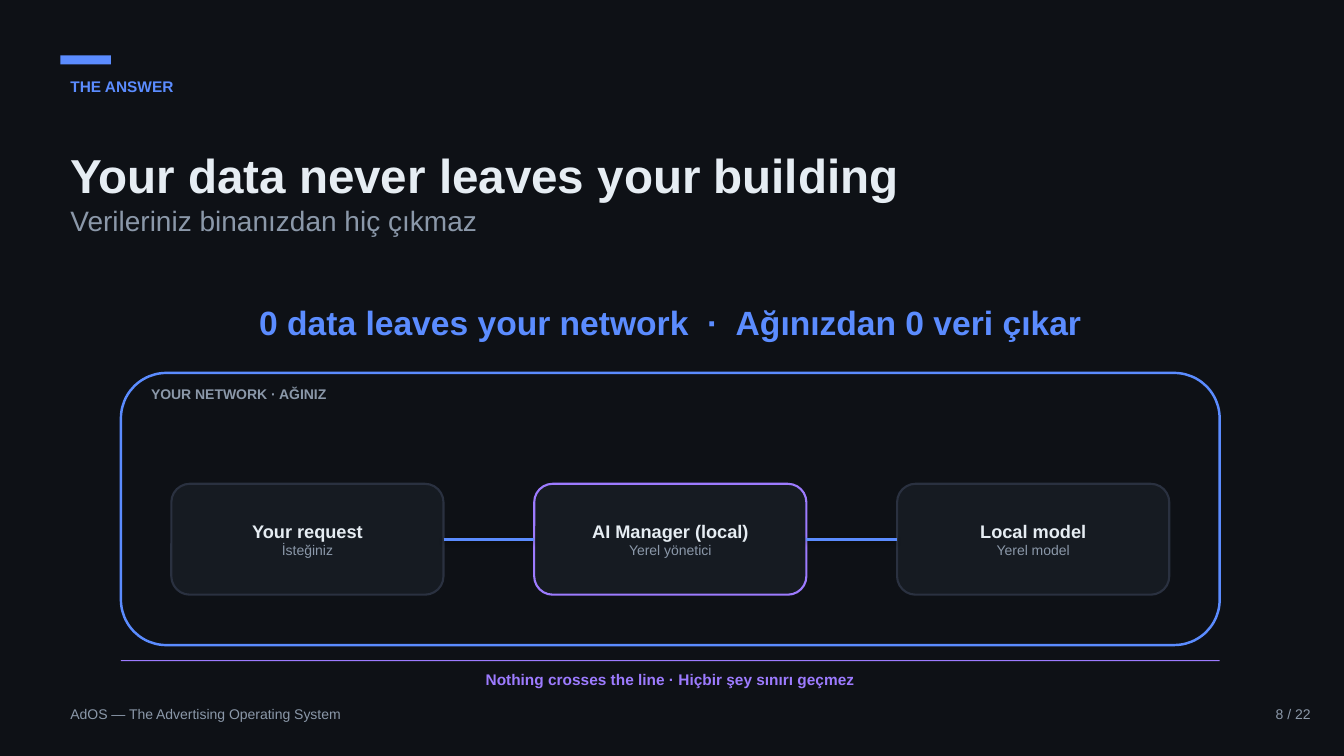
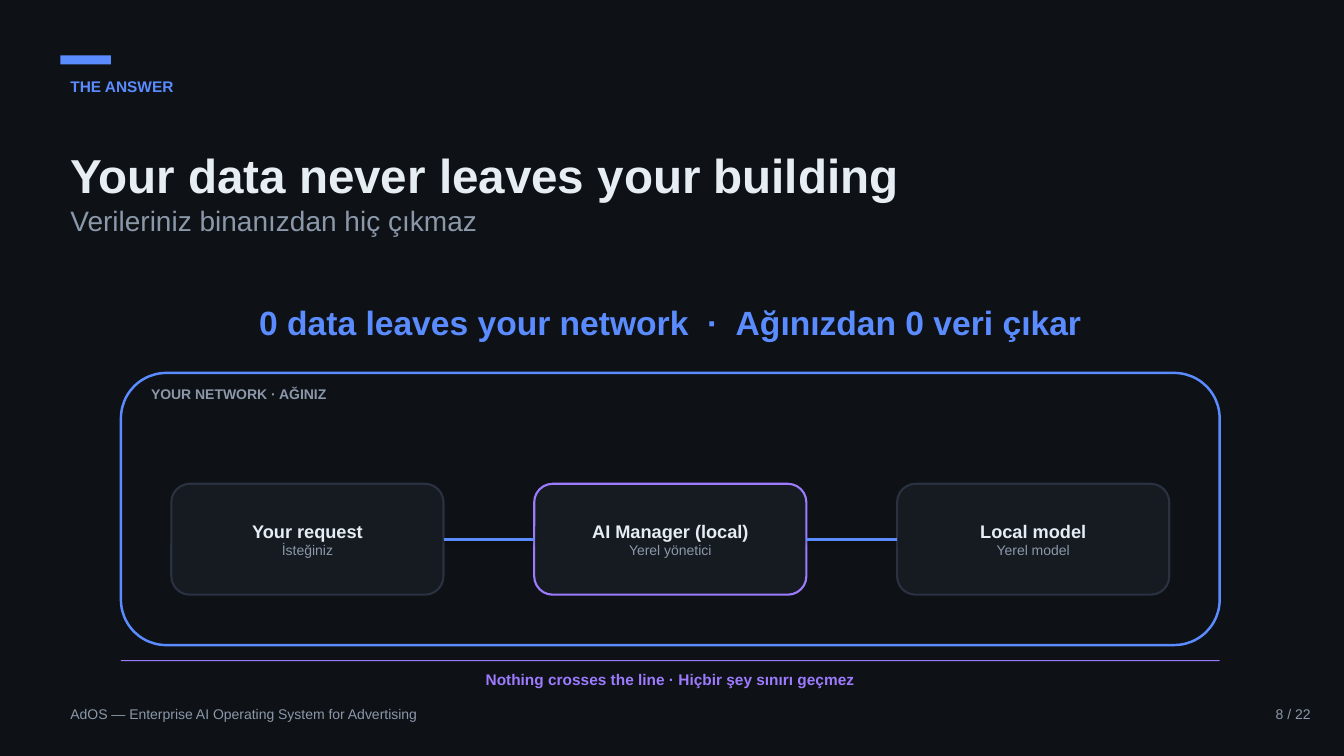
Before and after one commit to monay10/AdOS, a slide deck: slide 8 of presentation/AdOS_Executive_Presentation.pptx. Drawn at 1344x756 pixels with LibreOffice and Linux fonts; fonts in the diff are those of the drawing. Boxes give left, top, right and bottom in pixels: in the first picture for what was removed or moved away, otherwise in the second. Text is boxed around its words. In the diff, an @@ line names an element or a change of style, - is before the commit and + after.

```diff
--- a/presentation/AdOS_Executive_Presentation.pptx
+++ b/presentation/AdOS_Executive_Presentation.pptx
@@ text at (70, 709, 417, 722): text changed @@
-AdOS — The Advertising Operating System
+AdOS — Enterprise AI Operating System for Advertising
```
Also in this commit, not shown: 21 other slides changed, 6 other files.
